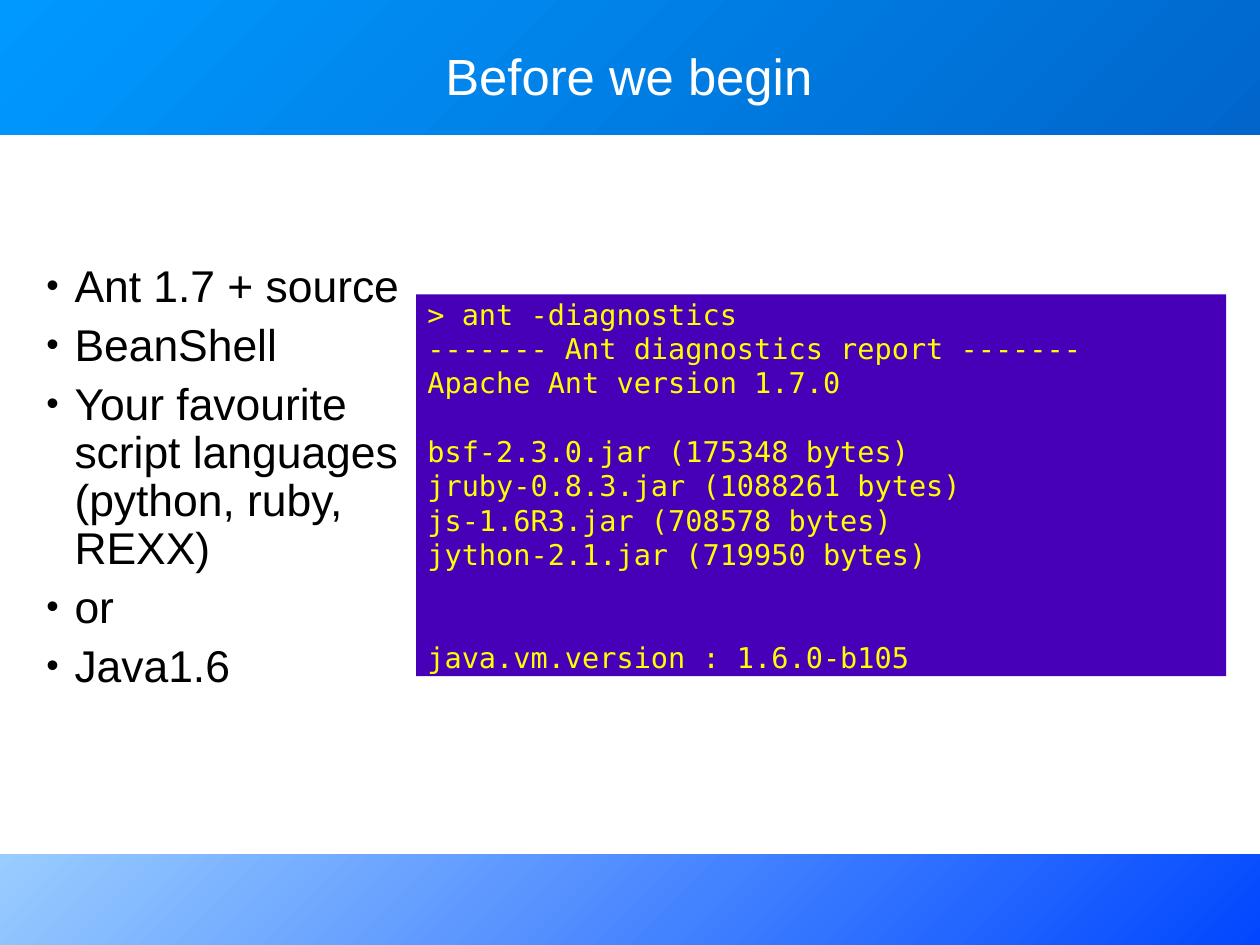
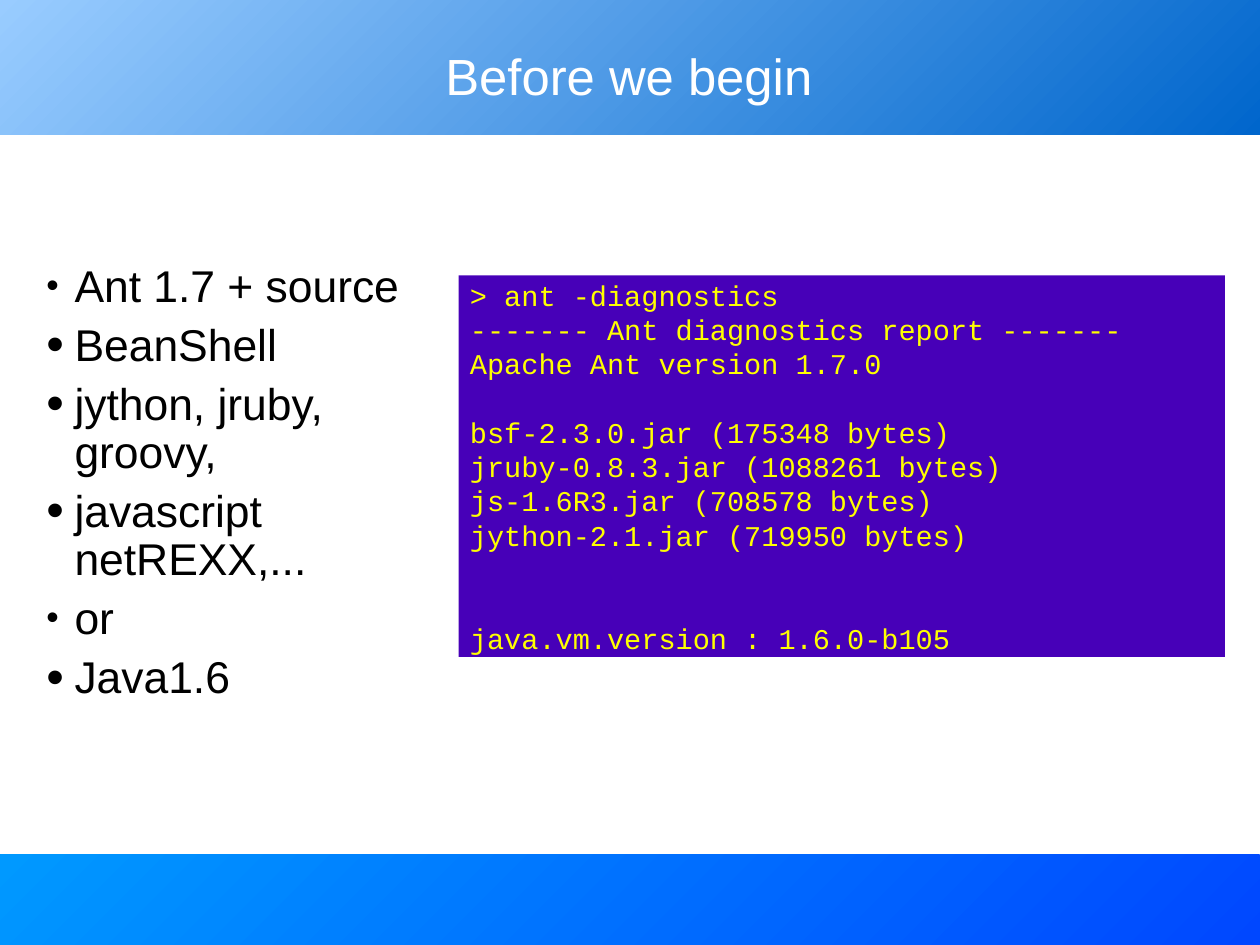
Before and after one commit to BeatrizTercero/repoSvnAnt, a slide deck: slide 5 of core/trunk/docs/slides/extending_ant.odp. Drawn at 1260x945 pixels with LibreOffice and Linux fonts; fonts in the diff are those of the drawing. Boxes give left, top, right and bottom in pixels: in the first picture for what was removed or moved away, otherwise in the second. Text is boxed around its words. In the diff, an @@ line names an element or a change of style, - is before the commit and + after.

Commit message:
about to attempt some new master to get page layout right at print time

```diff
--- a/core/trunk/docs/slides/extending_ant.odp
+++ b/core/trunk/docs/slides/extending_ant.odp
@@ rectangle at [0, 0, 1260, 135]: fill gradient #0066CC to #0099FF to gradient #0066CC to #99CCFF @@
@@ rectangle "> ant -diagnostics": place and size @@
-rectangle "> ant -diagnostics" at [416, 295, 1227, 677]
+rectangle "> ant -diagnostics" at [458, 276, 1225, 657]
@@ rectangle "> ant -diagnostics" at [458, 276, 1225, 657]: font DejaVu Sans Mono to Courier New @@
@@ text at [75, 387, 323, 581]: text changed @@
-• Your favourite script languages (python, ruby, REXX)
+• jython, jruby, groovy,
+• javascript netREXX,...
@@ rectangle at [0, 855, 1260, 945]: fill gradient #0047FF to #99CCFF to gradient #0047FF to #0099FF @@
```
Also in this commit, not shown: 23 other slides changed, 6 slides added, 1 slide removed.
